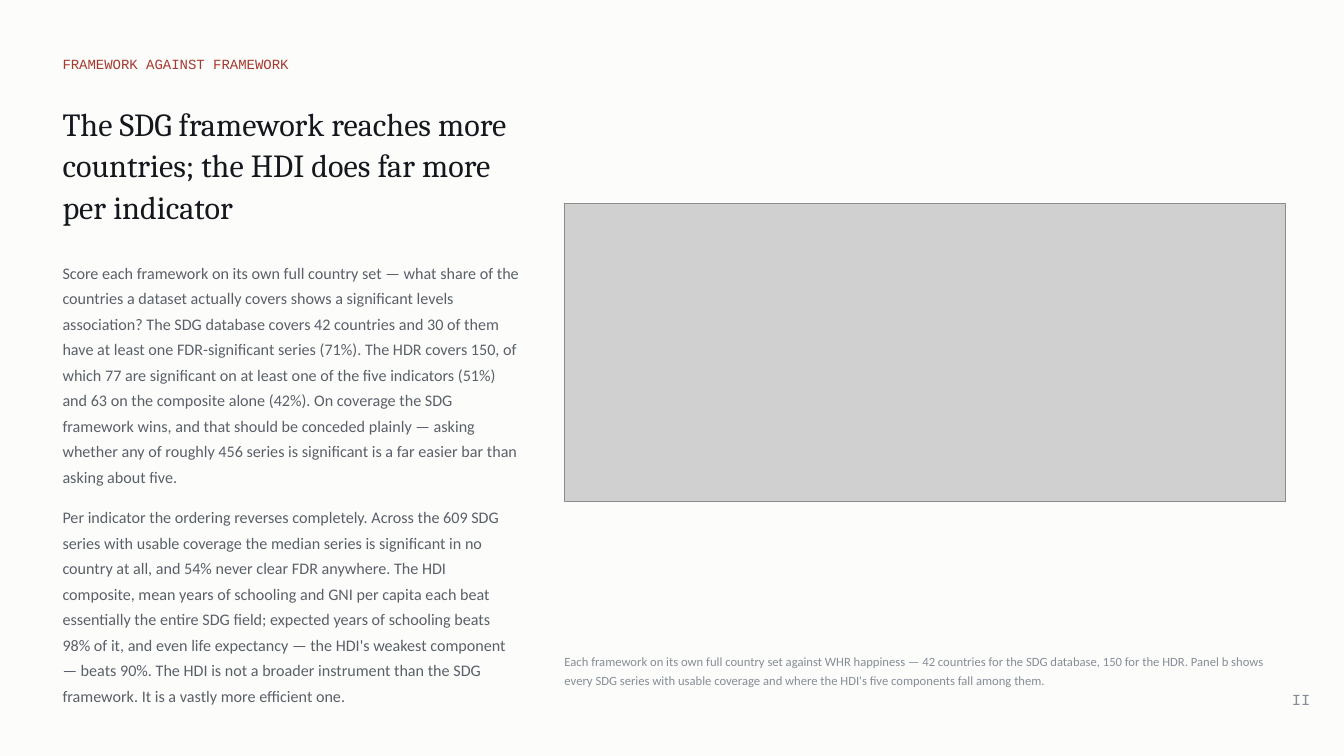
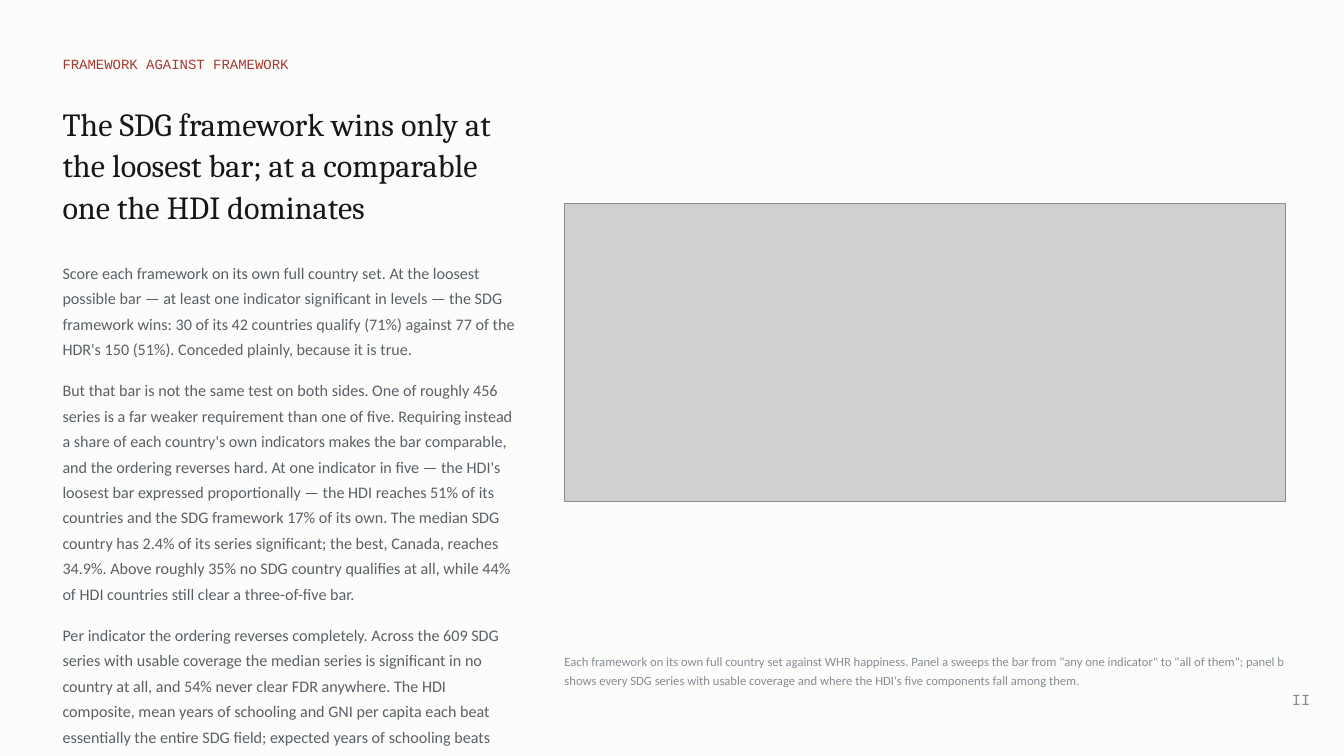
Before and after one commit to cwejnert/HDI-Happiness, a slide deck: slide 11 of deck/Measured_Where_It_Varies.pptx. Drawn at 1344x756 pixels with LibreOffice and Linux fonts; fonts in the diff are those of the drawing; grey boxes stand for pictures. Boxes give left, top, right and bottom in pixels: in the first picture for what was removed or moved away, otherwise in the second. Text is boxed around its words. In the diff, an @@ line names an element or a change of style, - is before the commit and + after.

```diff
--- a/deck/Measured_Where_It_Varies.pptx
+++ b/deck/Measured_Where_It_Varies.pptx
@@ text at bbox=[63, 113, 491, 220]: text changed @@
-The SDG framework reaches more countries; the HDI does far more per indicator
+The SDG framework wins only at the loosest bar; at a comparable one the HDI dominates
@@ text at bbox=[63, 268, 515, 600]: text changed @@
-Score each framework on its own full country set — what share of the countries a dataset actually covers shows a significant levels association? The SDG database covers 42 countries and 30 of them have at least one FDR-significant series (71%). The HDR covers 150, of which 77 are significant on at least one of the five indicators (51%) and 63 on the composite alone (42%). On coverage the SDG framework wins, and that should be conceded plainly — asking whether any of roughly 456 series is significant is a far easier bar than asking about five.
+Score each framework on its own full country set. At the loosest possible bar — at least one indicator significant in levels — the SDG framework wins: 30 of its 42 countries qualify (71%) against 77 of the HDR's 150 (51%). Conceded plainly, because it is true.
+But that bar is not the same test on both sides. One of roughly 456 series is a far weaker requirement than one of five. Requiring instead a share of each country's own indicators makes the bar comparable, and the ordering reverses hard. At one indicator in five — the HDI's loosest bar expressed proportionally — the HDI reaches 51% of its countries and the SDG framework 17% of its own. The median SDG country has 2.4% of its series significant; the best, Canada, reaches 34.9%. Above roughly 35% no SDG country qualifies at all, while 44% of HDI countries still clear a three-of-five bar.
@@ text at bbox=[564, 657, 1284, 687]: text changed @@
-Each framework on its own full country set against WHR happiness — 42 countries for the SDG database, 150 for the HDR. Panel b shows every SDG series with usable coverage and where the HDI's five components fall among them.
+Each framework on its own full country set against WHR happiness. Panel a sweeps the bar from "any one indicator" to "all of them"; panel b shows every SDG series with usable coverage and where the HDI's five components fall among them.
```
Also in this commit, not shown: 1 other slide changed, 3 other files.
